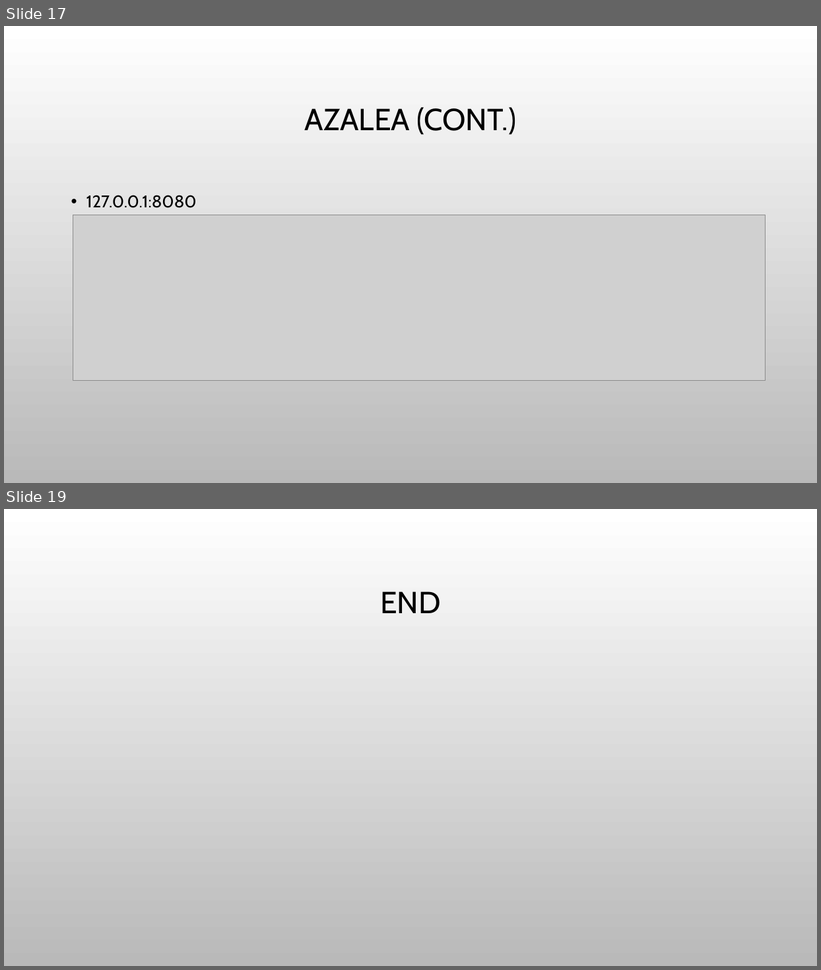
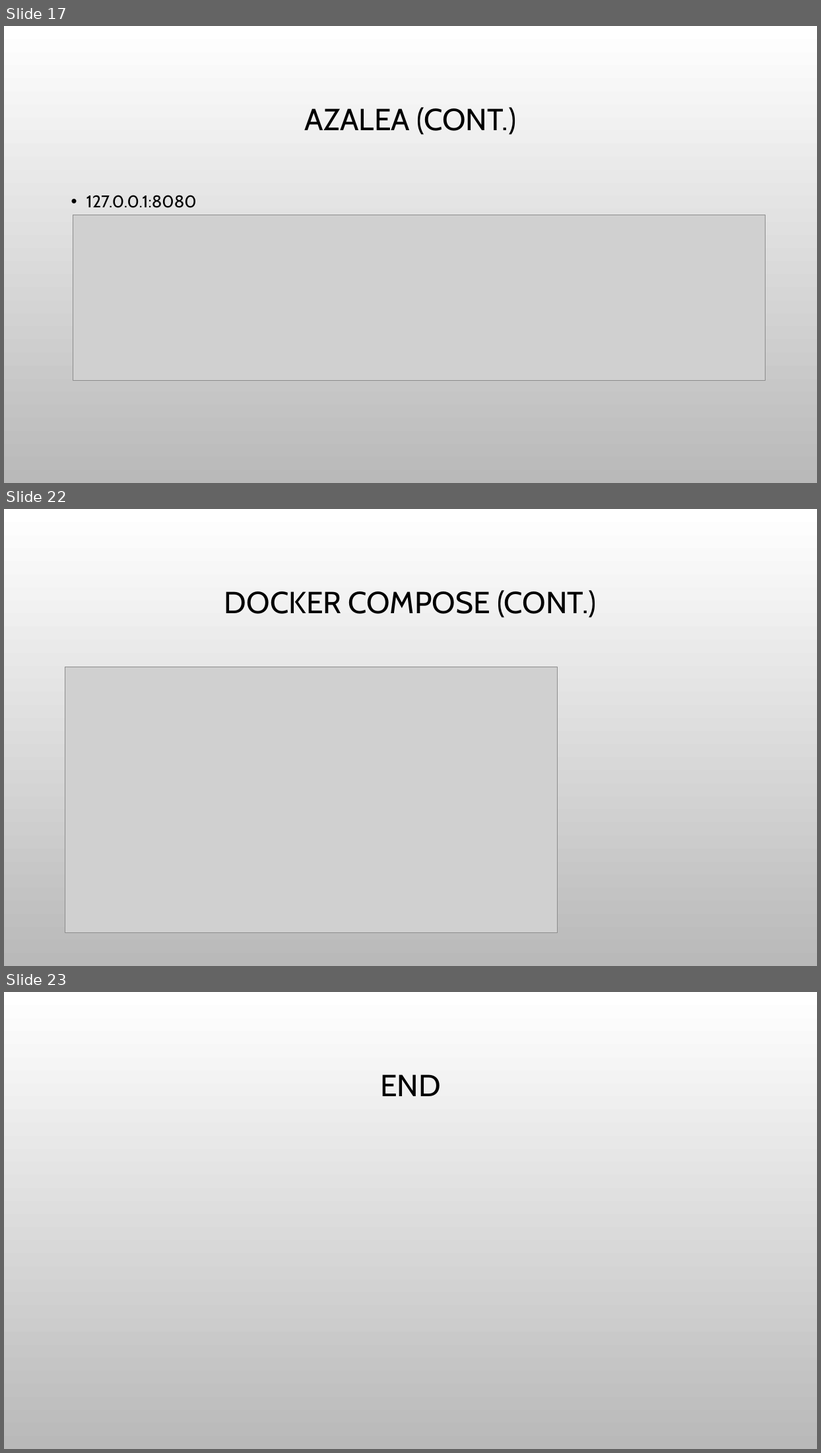
Before and after one commit to haixiang1977/iris, a slide deck: Docker architect.pptx. Shown one above the other, each under a label of ours: slides 17 and 19 before the commit, slides 17, 22 and 23 after it; the slides between them are not shown. The pictures are 821x970 and 821x1453 pixels, drawn with LibreOffice and Linux fonts; fonts in the diff are those of the drawing; grey boxes stand for pictures; background and template pictures are left out. Boxes give left, top, right and bottom in pixels: in the first picture for what was removed or moved away, otherwise in the second. Text is boxed around its words. In the diff, an @@ line names an element or a change of style, - is before the commit and + after.

Commit message:
Update docker-compose file

```diff
--- a/Docker architect.pptx
+++ b/Docker architect.pptx
@@ slide 22 added at box(4, 509, 817, 966), background picture (left out) @@
@@ title added at box(224, 590, 597, 618), 36 pt, text #000000 @@
+DOCKER COMPOSE (CONT.)
@@ picture added at box(65, 667, 557, 933) @@
@@ what was slide 19 is now slide 23 @@
```
Also in this commit, not shown: 1 slide changed, 3 other slides added, 1 other file.
